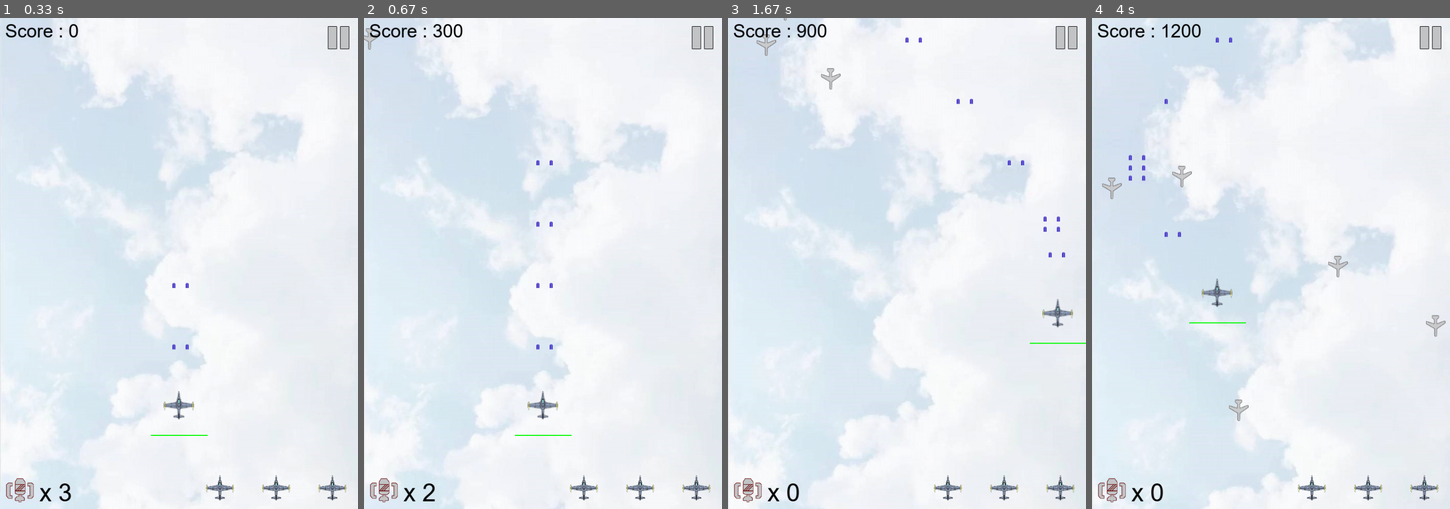
Above: before the commit, frames 1-4 (left to right).
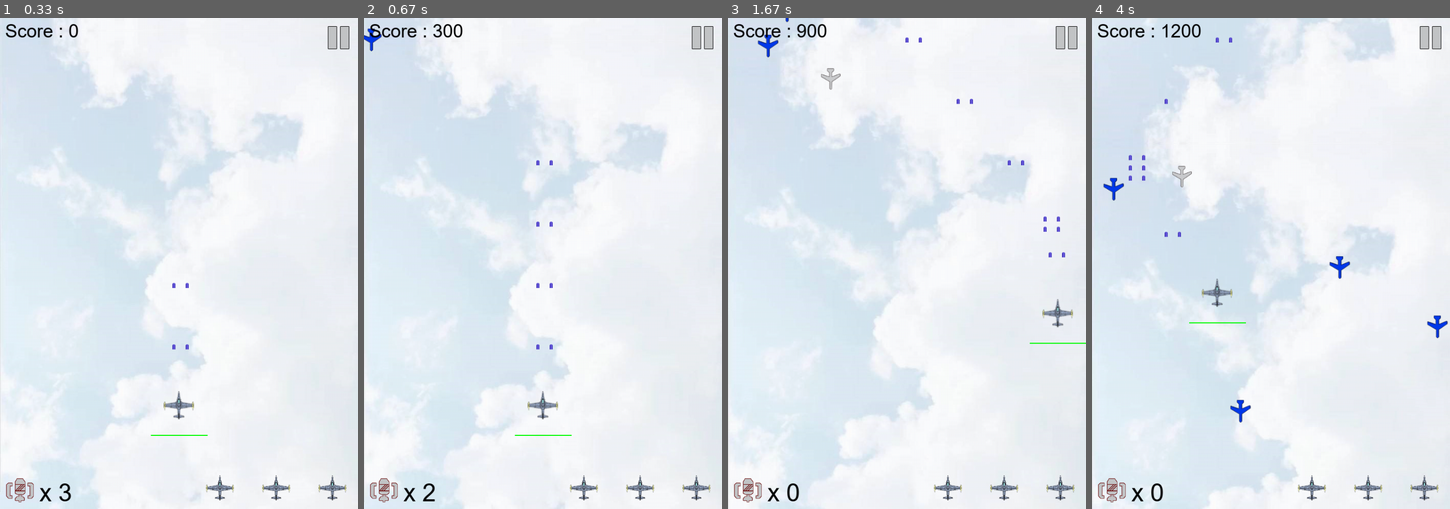
Above: after the commit, the same moments.

Repository: charlie-ccw/Pygame-project
Game: pygame game, started from main.py
Two runs of this game, one before a commit and one after it. Both use one fixed random seed, a clock stepped at 60 frames per second and the inputs below.
Inputs:
- Up to frame 1 (0.33 s): no input
- Up to frame 2 (0.67 s): tap Space at 0.33 s
- Up to frame 3 (1.67 s): hold D 0.67-1.13 s; tap Space at 0.73, 1.03, 1.23, 1.57 s; hold W 1.17-1.47 s; hold D from 1.5 s (still down)
- Up to frame 4 (4 s): tap Space at 1.87, 2.07, 2.37, 2.63, 2.97, 3.27, 3.4, 3.8 s; release D at 1.97 s; hold A 2-2.53 s; hold S 2.57-2.87 s; hold A 2.9-3.3 s; hold W 3.33-3.7 s; hold D from 3.73 s (still down)

Frame 1 is identical in both runs. In frame 2, 0.1% of the frame differs, in the area x 0-6%, y 2-7%; in frame 3, 0.1%; in frame 4, 0.5%, in the area x 2-100%, y 32-83%.

Commit message:
picture of different color
add more color of enemy and fix the bomb problems which means when the boss.energy is lower then 0, it will not die

Diff:
--- a/enemy.py
+++ b/enemy.py
@@ -177,13 +177,13 @@
     def __init__(self,size):
         pygame.sprite.Sprite.__init__(self)
 
-        self.image = pygame.image.load("images/6.png").convert_alpha()
-        # here we difine the destory picture of the enemy
-        self.destroy_images = []
-        self.destroy_images.extend([\
-             pygame.image.load("images/7.png").convert_alpha(),\
-             pygame.image.load("images/8.png").convert_alpha(),\
-             pygame.image.load("images/9.png").convert_alpha(),\
+        self.image = pygame.image.load("images/b1.png").convert_alpha()
+        # here we difine the destory picture of the enemy
+        self.destroy_images = []
+        self.destroy_images.extend([\
+             pygame.image.load("images/b2.png").convert_alpha(),\
+             pygame.image.load("images/b3.png").convert_alpha(),\
+             pygame.image.load("images/b4.png").convert_alpha(),\
              pygame.image.load("images/1.png").convert_alpha(),\
              ])
         self.rect = self.image.get_rect()
@@ -217,13 +217,13 @@
     def __init__(self,size):
         pygame.sprite.Sprite.__init__(self)
 
-        self.image = pygame.image.load("images/6.png").convert_alpha()
-        # here we difine the destory picture of the enemy
-        self.destroy_images = []
-        self.destroy_images.extend([\
-             pygame.image.load("images/7.png").convert_alpha(),\
-             pygame.image.load("images/8.png").convert_alpha(),\
-             pygame.image.load("images/9.png").convert_alpha(),\
+        self.image = pygame.image.load("images/b1.png").convert_alpha()
+        # here we difine the destory picture of the enemy
+        self.destroy_images = []
+        self.destroy_images.extend([\
+             pygame.image.load("images/b2.png").convert_alpha(),\
+             pygame.image.load("images/b3.png").convert_alpha(),\
+             pygame.image.load("images/b4.png").convert_alpha(),\
              pygame.image.load("images/1.png").convert_alpha(),\
              ])
         self.rect = self.image.get_rect()
@@ -257,13 +257,13 @@
     def __init__(self,size):
         pygame.sprite.Sprite.__init__(self)
 
-        self.image = pygame.image.load("images/32.png").convert_alpha()
-        # here we difine the destory picture of the enemy
-        self.destroy_images = []
-        self.destroy_images.extend([\
-             pygame.image.load("images/33.png").convert_alpha(),\
-             pygame.image.load("images/34.png").convert_alpha(),\
-             pygame.image.load("images/35.png").convert_alpha(),\
+        self.image = pygame.image.load("images/r1.png").convert_alpha()
+        # here we difine the destory picture of the enemy
+        self.destroy_images = []
+        self.destroy_images.extend([\
+             pygame.image.load("images/r2.png").convert_alpha(),\
+             pygame.image.load("images/r3.png").convert_alpha(),\
+             pygame.image.load("images/r4.png").convert_alpha(),\
              pygame.image.load("images/1.png").convert_alpha(),\
              ])
         self.rect = self.image.get_rect()
--- a/main.py
+++ b/main.py
@@ -291,6 +291,8 @@
                                     each.active = False
                             if level == 7:
                                 boss1.energy -= 100
+                                if boss1.energy < 0:
+                                    boss1.active = False
 
         # here we set the supply type
             elif event.type == supply_time:
Binary file added: images/b1.png
Binary file added: images/b2.png
Binary file added: images/b3.png
Binary file added: images/b4.png
Binary file added: images/r1.png
Binary file added: images/r2.png
Binary file added: images/r3.png
Binary file added: images/r4.png
